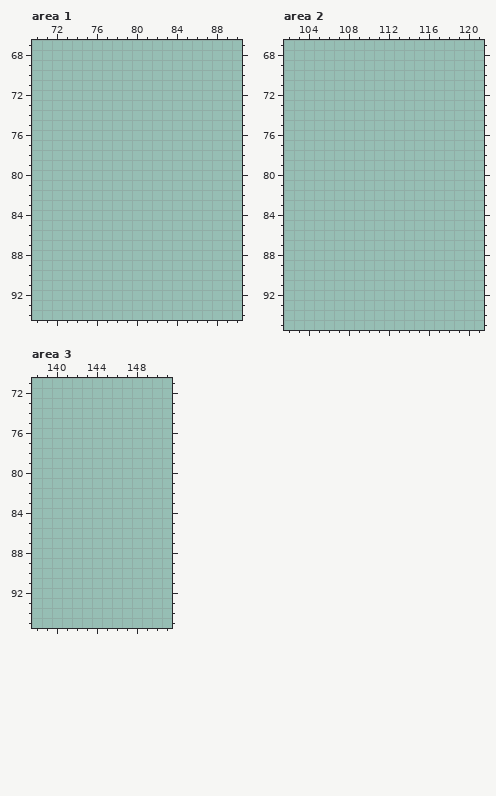
Two states of a pixel-art file, aseprite/tileset-v2-sheet.aseprite. The first picture shows the starting point.
224x224 pixels, 1 frame. Colours within 5 levels of each other are drawn and written as one. Shown: area 1: x 70..90, y 67..94; area 2: x 102..121, y 67..95; area 3: x 138..151, y 71..95. The commit also changed other parts of the picture, which this record leaves out.
Palette (. is transparent): 
The same view after the edit:
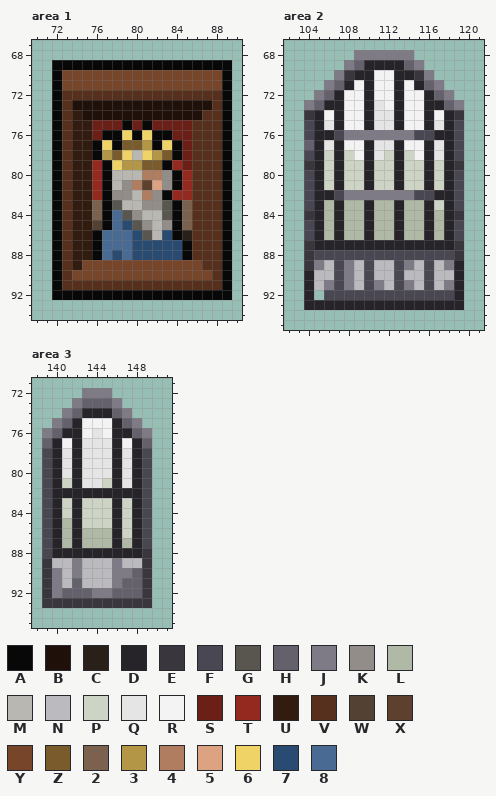
Colours new in this view: A #090808  B #1f110a  C #292119  D #262429  E #39373d  F #494751  G #595650  H #65616c  J #7e7a86  K #928d89  L #b0b9a5  M #b9b7b2  N #bbbabe  P #cdd4c5  Q #e5e5e5  R #f3f3f3  S #6c1f17  T #94291f  U #321c10  V #56301c  W #534233  X #5e402e  Y #774529  Z #7a5b2c  2 #7b624e  3 #b39746  4 #b07d60  5 #dca281  6 #efd366  7 #2a4b71  8 #486a93
Edits made:
layer "deco" added
Changed rows in their new state; - is an unchanged pixel.
Area 1, layer "deco":
first column x 72:
69 AAAAAAAAAAAAAAAAAA
70 AYYYYYYYYYYYYYYYYA
71 AYYYYYYYYYYYYYYYYA
72 AVVVVVVVVVVVVVVVVA
73 AVBBBBBBBBBBBBBBVA
74 AVUBBBBBBBBBBBBVVA
75 AVUUSSSASASSSSVVVA
76 AVUUSAA6A6AASSVVVA
77 AVUUA6AZZ3A6ASVVVA
78 AVUUA3Z6M63ZASVVVA
79 AVUUTA633ZZATSVVVA
80 AVUUTAMMM44KATVVVA
81 AVUUTAMK4X5KATVVVA
82 AVUUTAKKM4KATTVVVA
83 AVUU2AGMMKKGA2VVVA
84 AVUU2A8GKMMGA2VVVA
85 AVUUWA87GKMKA2VVVA
86 AVUUA8887GM7ACVVVA
87 AVUUA88877777AVVVA
88 AVUUA87877777AVVVA
89 AVUYYYYYYYYYYYYVVA
90 AVYYYYYYYYYYYYYYVA
91 AVVVVVVVVVVVVVVVVA
92 AAAAAAAAAAAAAAAAAA
Area 2, layer "deco":
first column x 104:
68 -----JJJJJJ-----
69 ----JHDDDDHJ----
70 ---JEDDRRDDEJ---
71 --JHDRDRRDRDHJ--
72 -JHDRRDRRDRRDHJ-
73 JHDDRRDQRDRRDDHJ
74 EDRDRRDQQDRRDRDE
75 FDQDRRDQQDRRDQDF
76 FDDFJJJJJJJFFDDF
77 HDQDRRDQQDRRDQDF
78 FDPDPRDQPDPRDQDF
79 EDPDPPDPPDPPDPDE
80 FDPDPPDPPDPPDPDF
81 FDPDPPDPPDPPDPDF
82 FDDFJJJJJJJFFDDF
83 FDLDLLDLLDLLDPDF
84 EDLDLLDLLDLLDLDE
85 FDLDLLDLLDLLDLDF
86 FDLDLLDLLDLLDLDF
87 EDDDDDDDDDDDDDDE
88 EFFFFFFFFFFFFFFE
89 EJNFJNFNNFJNFNJD
90 DNNFJNFNNFNNFNND
91 DNJFJNFJNFJNFNJD
92 D-FFFFFFFFFFFFFD
93 DDDDDDDDDDDDDDDD
Area 3, layer "deco":
first column x 139:
72 ----JJJ----
73 ---JHHHJ---
74 --JHDDDHJ--
75 -JHDRRRDHJ-
76 JHDDRQRDDHJ
77 HDRDQQQDRDH
78 FDQDQQQDQDF
79 FDQDQQQDQDF
80 FDQDQQQDQDF
81 FDPDQQPDQDF
82 FDDDDDDDDDF
83 FDPDPPPDPDF
84 FDPDPPPDPDF
85 FDLDPPPDPDF
86 FDLDLLLDPDF
87 FDLDLLLDLDF
88 FDDDDDDDDDE
89 ENNJNNNJNNE
90 EJNJNNNJJHE
91 EJNHNNNJHHE
92 EJHHHJJHHHE
93 EEEEEEEEEEE
Changed places in both pictures, as pixel boxes (x1, y1, x2, y2):
added: (52, 60, 232, 300)
added: (304, 50, 464, 310)
added: (42, 388, 152, 608)
